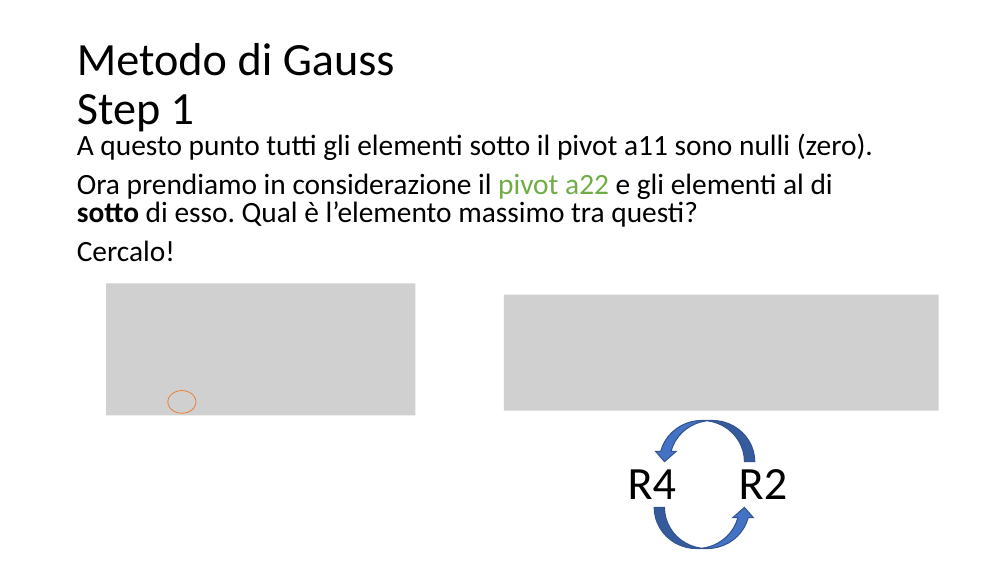
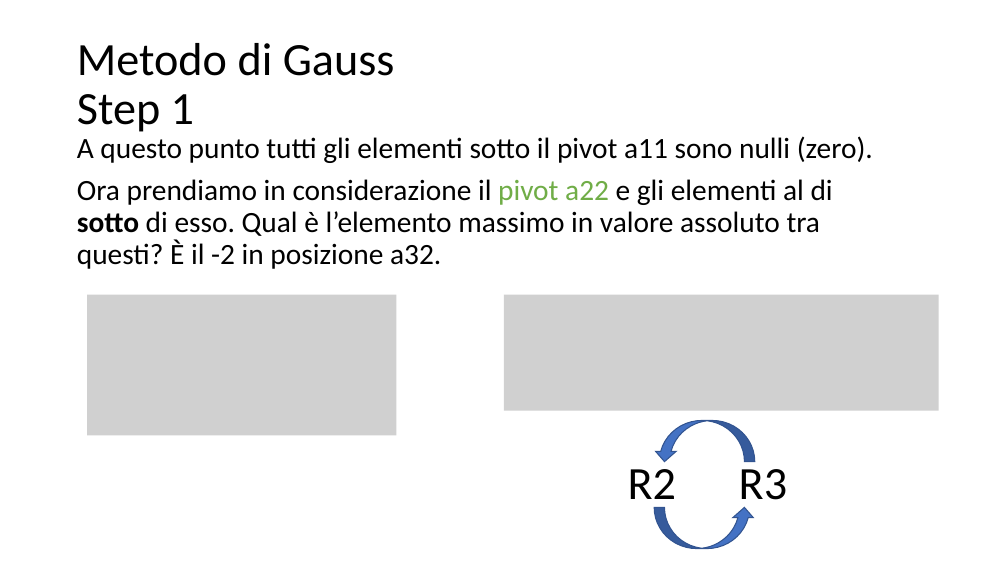
Before and after one commit to matteodelv/GaussLinearSystems, a slide deck: slide 33 of Presentazione.pptx. Drawn at 1008x567 pixels with LibreOffice and Linux fonts; fonts in the diff are those of the drawing; grey boxes stand for pictures. Boxes give left, top, right and bottom in pixels: in the first picture for what was removed or moved away, otherwise in the second. Text is boxed around its words. In the diff, an @@ line names an element or a change of style, - is before the commit and + after.

```diff
--- a/Presentazione.pptx
+++ b/Presentazione.pptx
@@ text at (77,136,873,163): line spacing 0.8 to 0.9 @@
@@ text at (77,179,833,269): text changed @@
-Ora prendiamo in considerazione il pivot a22 e gli elementi al di sotto di esso. Qual è l’elemento massimo tra questi?
-Cercalo!
+Ora prendiamo in considerazione il pivot a22 e gli elementi al di sotto di esso. Qual è l’elemento massimo in valore assoluto tra questi? È il -2 in posizione a32.
@@ picture: place and size @@
-picture at (106,284,415,415)
+picture at (87,295,396,436)
@@ ellipse removed at (168,391,196,414) @@
@@ text at (628,460,787,510): text changed @@
-R4 R2
+R2 R3
```
Also in this commit, not shown: 26 other slides changed, 3 slides added.
